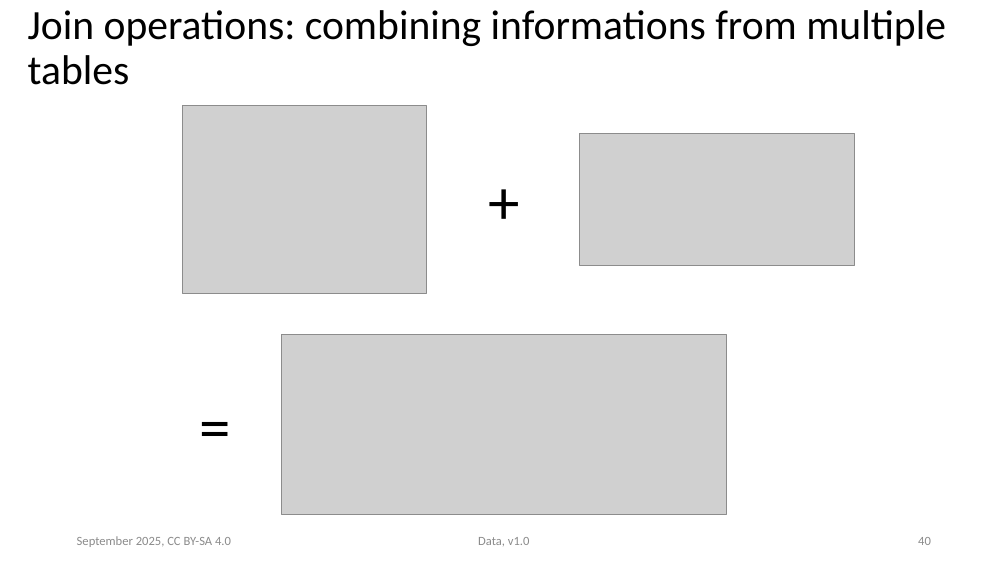
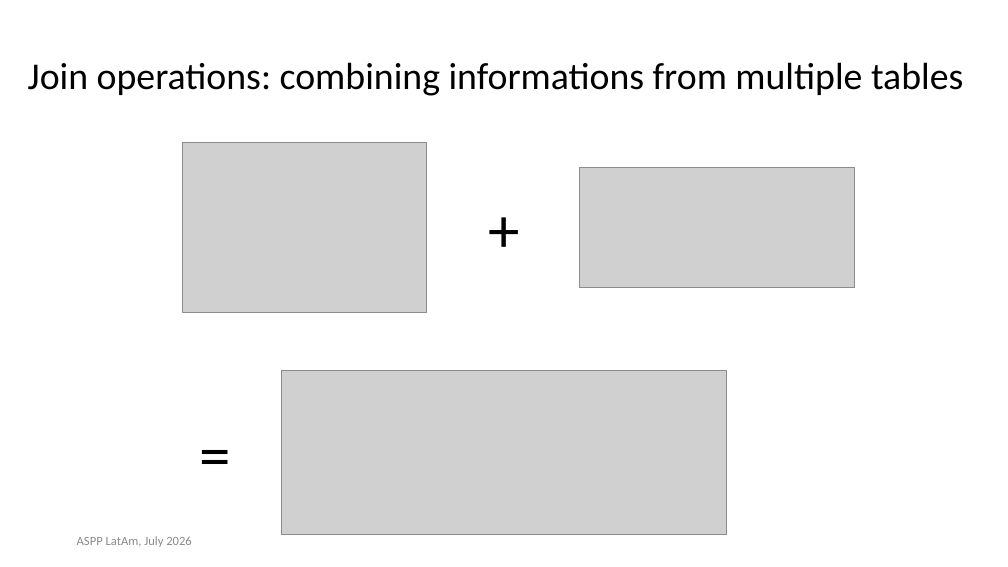
Before and after one commit to ASPP/data_class, a slide deck: slide 14 of tabular_data.pptx (slide 40 before the commit). Drawn at 1008x567 pixels with LibreOffice and Linux fonts; fonts in the diff are those of the drawing; grey boxes stand for pictures. Boxes give left, top, right and bottom in pixels: in the first picture for what was removed or moved away, otherwise in the second. Text is boxed around its words. In the diff, an @@ line names an element or a change of style, - is before the commit and + after.

Commit message:
tabular data presentation complete

```diff
--- a/tabular_data.pptx
+++ b/tabular_data.pptx
@@ title "Join operations: combining informations from ...": place and size @@
-title "Join operations: combining informations from ..." at box(28, 10, 946, 85)
+title "Join operations: combining informations from ..." at box(28, 62, 963, 96)
@@ title "Join operations: combining informations from ..." at box(28, 62, 963, 96): size 39.6 to 36 pt @@
@@ picture: place and size @@
-picture at box(183, 106, 426, 293)
+picture at box(183, 142, 426, 313)
@@ picture: place and size @@
-picture at box(579, 134, 855, 265)
+picture at box(579, 168, 855, 287)
@@ text "+" rewrapped from box(465, 158, 542, 241) to box(465, 190, 542, 265) @@
@@ picture: place and size @@
-picture at box(282, 335, 727, 515)
+picture at box(282, 371, 727, 534)
@@ text "=" rewrapped from box(177, 383, 254, 467) to box(177, 415, 254, 491) @@
@@ text at box(77, 536, 192, 547): text changed @@
-September 2025, CC BY-SA 4.0
+ASPP LatAm, July 2026
@@ text removed at box(478, 537, 530, 546) @@
-Data, v1.0
@@ page number removed at box(918, 537, 931, 545) @@
-40
```
Also in this commit, not shown: 35 other slides changed, 18 slides added, 9 slides removed, 12 other files.
